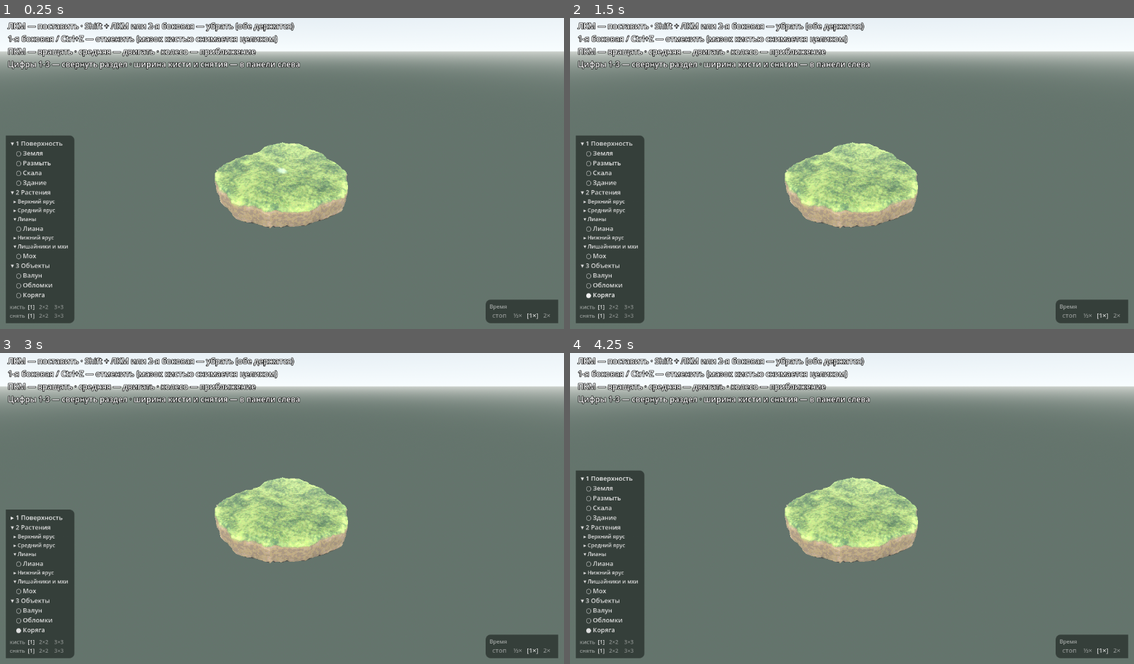
Above: before the commit, frames 1-4 (two rows, left to right).
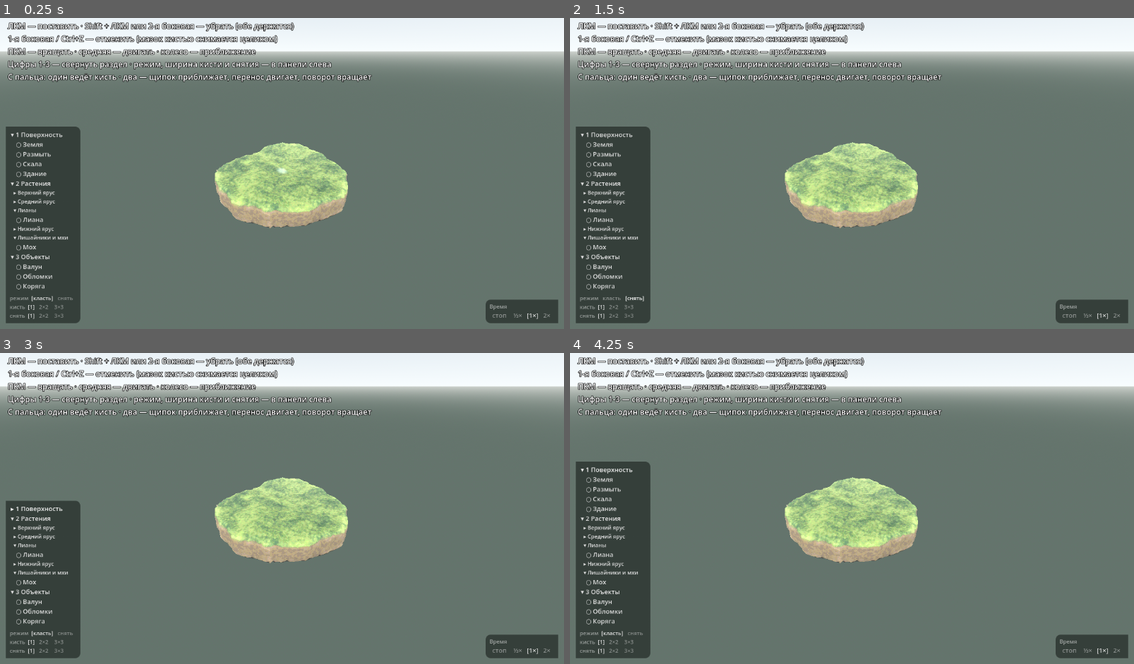
Above: after the commit, the same moments.

Repository: Vi223-TeaThreat/TeaTrap
Game: Godot game, scene res://Space.tscn
The game is run twice, just before and just after one commit, with the same random seed, the same clock (stepped at 60 frames per second) and the same inputs.
Inputs (mouse positions are in pixels of both pictures, inside the frame that each line leads up to):
- Up to frame 1 (0.25 s): no input
- Up to frame 2 (1.5 s): click (615, 297) at 0.5 s, where only the run after the commit has a clickable "[класть]"; click (637, 297) at 1.25 s, where only the run after the commit has a clickable "снять"
- Up to frame 3 (3 s): click (45, 632) at 2 s, where only the run after the commit has a clickable "класть"; click "▾ 1 Поверхность" at 2.75 s
- Up to frame 4 (4.25 s): click "▸ 1 Поверхность" at 3.5 s

The runs differ from the first frame. In frame 1, 3.6% of the frame differs, in the area x 1-66%, y 14-99%; in frame 2, 3.6%; in frame 3, 3.2%; in frame 4, 3.6%.

Commit message:
Управление с пальца и режим снятия отдельной строкой
Демо открывают с телефона, а там нет ни Shift, ни боковых кнопок, ни колеса:
снятие было нечем позвать, камеру — нечем двигать. Жесты разведены по числу
пальцев: один ведёт кисть, два двигают камеру (щипок — приближение, перенос —
панорама, поворот пары — вращение вокруг вертикали).

Подстановка мыши под касание НЕ отключена намеренно: на ней держатся и
одиночный мазок, и нажатия по списку слева. Отключить её — значит получить
неотзывчивую панель на телефоне; сюда приходит только то, чего мышью не
изобразить.

Второй палец обрывает начатый мазок И СНИМАЕТ ЕГО: щипок, оставляющий за
собой бугор, — ловушка, а не управление. Отменяем только если мазок успел
попасть в историю, иначе палец, опущенный мимо земли, стирал бы предыдущее
проведение — чужую работу.

Режим «класть / снять» стал состоянием, а не зажатой клавишей. На мыши
Shift и боковая работают поверх него, привычка не ломается.

Наклона камеры и отмены с пальца пока нет — свободных жестов не осталось.

Diff:
--- a/SpaceMain.gd
+++ b/SpaceMain.gd
@@ -61,6 +61,10 @@
 var paint: Dictionary = {}        # ячейка -> каким материалом её мазали
 var brush: int = 1                # ширина кисти в ячейках: 1, 2 или 3
 var erase_brush: int = 1          # ... и своя ширина у снятия
+# РЕЖИМ СНЯТИЯ как состояние, а не как зажатая клавиша. На телефоне нет ни
+# Shift, ни боковых кнопок — там снятие нечем позвать, кроме переключателя.
+# На мыши он не мешает: Shift по-прежнему снимает поверх любого режима.
+var erase_mode: bool = false
 const FILL_BUDGET: int = 24       # мс на достройку мира за кадр
 var fill_done: float = 0.0        # насколько мир достроен
 var plants: Node3D
@@ -78,12 +82,18 @@
 var speed_buttons: Array = []
 var brush_buttons: Array = []
 var erase_buttons: Array = []
+var mode_buttons: Array = []
 var time_scale: float = 1.0
 
 const BRUSHES := [
 	{"width": 1, "label": "1"},
 	{"width": 2, "label": "2×2"},
 	{"width": 3, "label": "3×3"},
+]
+
+const MODES := [
+	{"erase": false, "label": "класть"},
+	{"erase": true, "label": "снять"},
 ]
 
 const SPEEDS := [
@@ -695,7 +705,7 @@
 	# Показываем ТУ кисть, которой сейчас будут работать: у снятия она своя.
 	# Пока кнопка не нажата, о намерении говорит только Shift — у боковой
 	# кнопки состояния «наведено» не бывает.
-	var erasing: bool = held_erase if held else Input.is_key_pressed(KEY_SHIFT)
+	var erasing: bool = held_erase if held else (erase_mode or Input.is_key_pressed(KEY_SHIFT))
 	# Подсветка чуть уже самого мазка — чтобы контур не заезжал за то, что
 	# кисть на самом деле тронет. Ходит вместе с шириной кисти.
 	var rad: float = _brush_radius(erasing) * 0.94
@@ -871,6 +881,22 @@
 	gap.custom_minimum_size = Vector2(0, 6)
 	column.add_child(gap)
 
+	# Режим — над шириной: он решает, что вообще делает мазок, а ширина лишь
+	# уточняет размах. С пальца иначе никак — Shift на стекле не нажмёшь.
+	var mode_row := HBoxContainer.new()
+	mode_row.add_theme_constant_override("separation", 0)
+	column.add_child(mode_row)
+	var mode_title := Label.new()
+	mode_title.text = "режим "
+	mode_title.modulate = Color(1, 1, 1, 0.5)
+	mode_title.add_theme_font_size_override("font_size", UI_FONT_SMALL)
+	mode_row.add_child(mode_title)
+	for m in MODES:
+		var mb := _list_button(UI_FONT_SMALL)
+		mb.pressed.connect(_set_erase_mode.bind(bool(m["erase"])))
+		mode_row.add_child(mb)
+		mode_buttons.append(mb)
+
 	# Ширина кисти — внизу, одной строкой: она относится к выбранному, а не
 	# наоборот, и наверху отталкивала список от глаза.
 	var brush_row := HBoxContainer.new()
@@ -977,6 +1003,12 @@
 	_refresh_toolbar()
 
 
+func _set_erase_mode(on: bool) -> void:
+	erase_mode = on
+	frame_id = ""            # подсветка показывает ту кисть, которой сейчас работают
+	_refresh_toolbar()
+
+
 func _refresh_toolbar() -> void:
 	for i in range(SPEEDS.size()):
 		var chosen: bool = is_equal_approx(time_scale, SPEEDS[i]["value"])
@@ -989,6 +1021,10 @@
 		var taken: bool = erase_brush == int(BRUSHES[i]["width"])
 		erase_buttons[i].text = "[%s]" % BRUSHES[i]["label"] if taken else " %s " % BRUSHES[i]["label"]
 		erase_buttons[i].modulate = Color(1, 1, 1, 1.0 if taken else 0.5)
+	for i in range(MODES.size()):
+		var now: bool = erase_mode == bool(MODES[i]["erase"])
+		mode_buttons[i].text = "[%s]" % MODES[i]["label"] if now else " %s " % MODES[i]["label"]
+		mode_buttons[i].modulate = Color(1, 1, 1, 1.0 if now else 0.5)
 	# Отступы задаём НЕ пробелами, а самой строкой из знака и названия: пробелы
 	# считаются по ширине шрифта и на мелком кегле разъезжаются.
 	for group in PlantsData.GROUPS:
@@ -1045,7 +1081,7 @@
 	var layer := CanvasLayer.new()
 	add_child(layer)
 	var label := Label.new()
-	label.text = "ЛКМ — поставить · Shift + ЛКМ или 2-я боковая …(140 unchanged characters)… ближение\nЦифры 1-3 — свернуть раздел · ширина кисти и снятия — в панели слева"
+	label.text = "ЛКМ — поставить · Shift + ЛКМ или 2-я боковая …(140 unchanged characters)… ближение\nЦифры 1-3 — свернуть раздел · режим, ширина кисти и снятия — в панели слева\nС пальца: один ведёт кисть · два — щипок приближает, перенос двигает, поворот вращает"
 	label.position = Vector2(16, 16)
 	label.add_theme_color_override("font_color", Color.WHITE)
 	label.add_theme_color_override("font_outline_color", Color.BLACK)
@@ -1154,7 +1190,7 @@
 			# Кисть ведут НАЖАТИЕМ И УДЕРЖАНИЕМ. Пока кнопка держится, мазок
 			# повторяется сам — иначе насыпать холм значит долбить по кнопке
 			# три десятка раз, и рука устаёт раньше, чем появляется форма.
-			_hold_start(MOUSE_BUTTON_LEFT, event, event.shift_pressed)
+			_hold_start(MOUSE_BUTTON_LEFT, event, event.shift_pressed or erase_mode)
 		elif event.button_index == MOUSE_BUTTON_XBUTTON1 and event.pressed:
 			_undo()                                    # 1-я боковая — отмена
 		elif event.button_index == MOUSE_BUTTON_XBUTTON2:
@@ -1175,11 +1211,120 @@
 			var flat := _camera_flat_axes()
 			var scale := cur_zoom * MOUSE_PAN
 			target_pivot += (-flat.right * event.relative.x + flat.forward * event.relative.y) * scale
+	elif event is InputEventScreenTouch or event is InputEventScreenDrag:
+		_touch_input(event)
 	elif event is InputEventKey and event.pressed:
 		if event.keycode == KEY_Z and event.ctrl_pressed:
 			_undo()
 		elif event.keycode >= KEY_1 and event.keycode <= KEY_3:
 			_toggle_group(event.keycode - KEY_1 + 1)
+
+
+# --- Сенсорный экран ---------------------------------------------------------
+#
+# Демо открывают и с телефона, а там нет ни колеса, ни правой кнопки, ни Shift.
+# Жесты разведены ПО ЧИСЛУ ПАЛЬЦЕВ: один ведёт кисть, два двигают камеру.
+#
+# Godot сам подставляет мышь под первое касание, и это НЕ отключено намеренно:
+# на подставной мыши держатся и одиночный мазок, и нажатия по списку слева —
+# без неё панель на телефоне перестала бы отзываться. Сюда приходит лишь то,
+# чего мышью не изобразить: второй палец и всё, что он приносит.
+const TOUCH_PAN: float = 0.0022    # палец грубее мыши — шаг панорамы крупнее
+const TWIST_DEAD: float = 0.35     # градусы: дрожание пальцев — ещё не поворот
+
+var _touches: Dictionary = {}      # палец -> где он сейчас
+var _gesture_on: bool = false
+var _pinch_span: float = 0.0       # расстояние между пальцами
+var _pinch_mid: Vector2 = Vector2.ZERO
+var _pinch_turn: float = 0.0       # наклон линии между пальцами, радианы
+
+
+func _touch_input(event: InputEvent) -> void:
+	if event is InputEventScreenTouch:
+		if event.pressed:
+			_touches[event.index] = event.position
+			if _touches.size() == 2:
+				# Второй палец означает «я двигаю камеру, а не леплю».
+				# Мазок, успевший лечь под первым пальцем, снимаем: щипок,
+				# оставляющий за собой бугор, — это ловушка, а не управление.
+				_cancel_stroke()
+				_gesture_begin()
+		else:
+			_touches.erase(event.index)
+			if _touches.size() >= 2:
+				_gesture_begin()   # пальцев ещё хватает — мерим заново
+			else:
+				_gesture_on = false
+	elif event is InputEventScreenDrag:
+		_touches[event.index] = event.position
+		if _gesture_on and _touches.size() >= 2:
+			_gesture_update()
+
+
+# Считаем по ДВУМ ПЕРВЫМ пальцам. Третий и дальше игнорируем: ладонь, легшая
+# на край стекла, иначе уводила бы вид рывком.
+func _touch_pair() -> Array:
+	var keys: Array = _touches.keys()
+	keys.sort()
+	return [_touches[keys[0]], _touches[keys[1]]]
+
+
+func _gesture_begin() -> void:
+	if _touches.size() < 2:
+		return
+	var p := _touch_pair()
+	var a: Vector2 = p[0]
+	var b: Vector2 = p[1]
+	_pinch_span = maxf(a.distance_to(b), 1.0)
+	_pinch_mid = (a + b) * 0.5
+	_pinch_turn = (b - a).angle()
+	_gesture_on = true
+
+
+func _gesture_update() -> void:
+	var p := _touch_pair()
+	var a: Vector2 = p[0]
+	var b: Vector2 = p[1]
+	var span: float = maxf(a.distance_to(b), 1.0)
+	var mid: Vector2 = (a + b) * 0.5
+	var turn: float = (b - a).angle()
+
+	# Щипок — приближение. Берём ОТНОШЕНИЕ, а не разность: иначе у самого лица
+	# и на общем плане одно и то же движение пальцев меняло бы вид по-разному.
+	target_zoom = clampf(target_zoom * (_pinch_span / span), 0.8, 140.0)
+
+	# Перенос пары — панорама, тем же законом, что и средняя кнопка мыши:
+	# земля идёт ЗА пальцами, а не против них.
+	var shift: Vector2 = mid - _pinch_mid
+	var flat := _camera_flat_axes()
+	var scale: float = cur_zoom * TOUCH_PAN
+	target_pivot += (-flat.right * shift.x + flat.forward * shift.y) * scale
+
+	# Скручивание пары — поворот вокруг вертикали. Мёртвая зона тут не
+	# придирка: при панораме пальцы всегда чуть перекашиваются, и без неё
+	# вид расползался бы вбок на каждом движении.
+	var twist: float = rad_to_deg(wrapf(turn - _pinch_turn, -PI, PI))
+	if absf(twist) > TWIST_DEAD:
+		target_yaw += twist
+
+	_pinch_span = span
+	_pinch_mid = mid
+	_pinch_turn = turn
+
+
+# Оборвать начатое проведение, не оставив следа. Отменяем ТОЛЬКО если этот
+# мазок успел попасть в историю: иначе палец, опущенный мимо земли, стирал бы
+# предыдущее проведение — чужую работу.
+func _cancel_stroke() -> void:
+	if not held:
+		return
+	var mark: int = _group
+	_hold_button = -1
+	held = false
+	_close_group()
+	if mark != 0 and not history.is_empty() \
+			and int(history[history.size() - 1].get("group", 0)) == mark:
+		_undo()
 
 
 # --- Геометрия ---------------------------------------------------------------
Not shown, changed: README.md
Not shown, changed: docs/index.html
Not shown, changed: docs/index.pck
